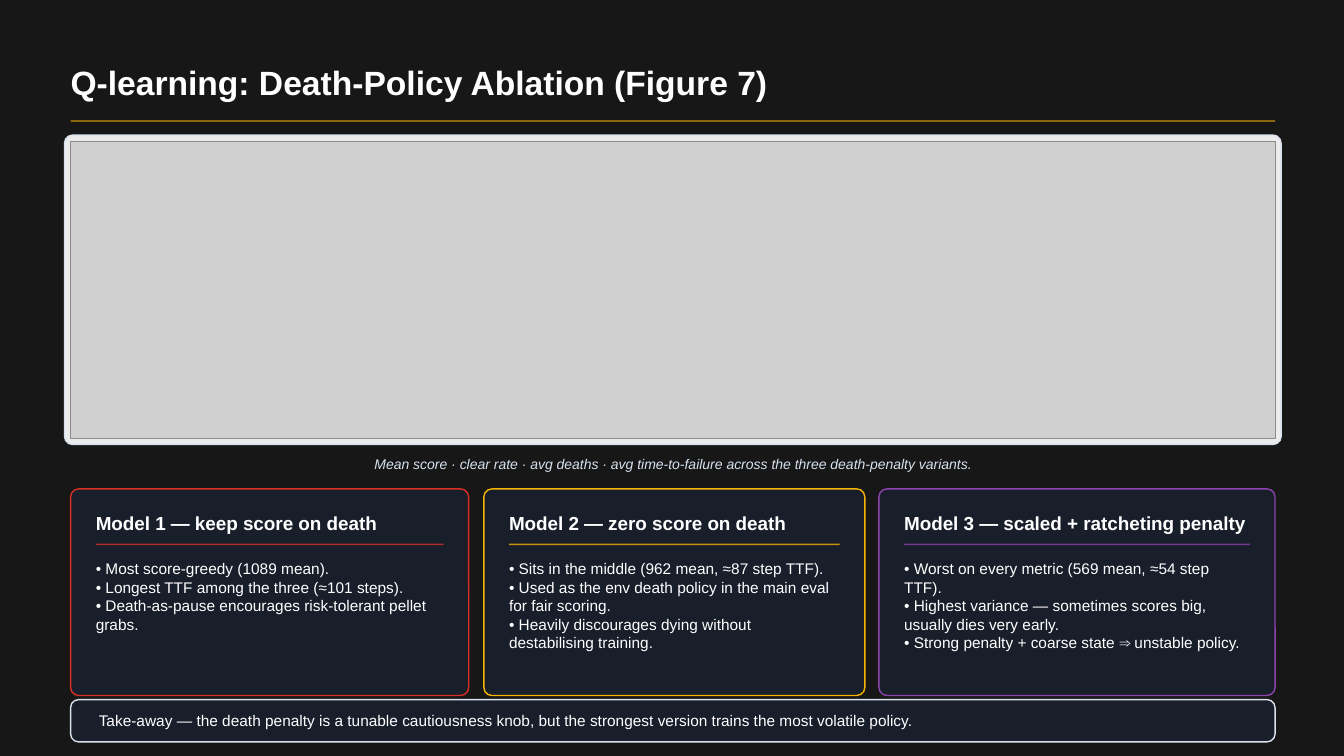
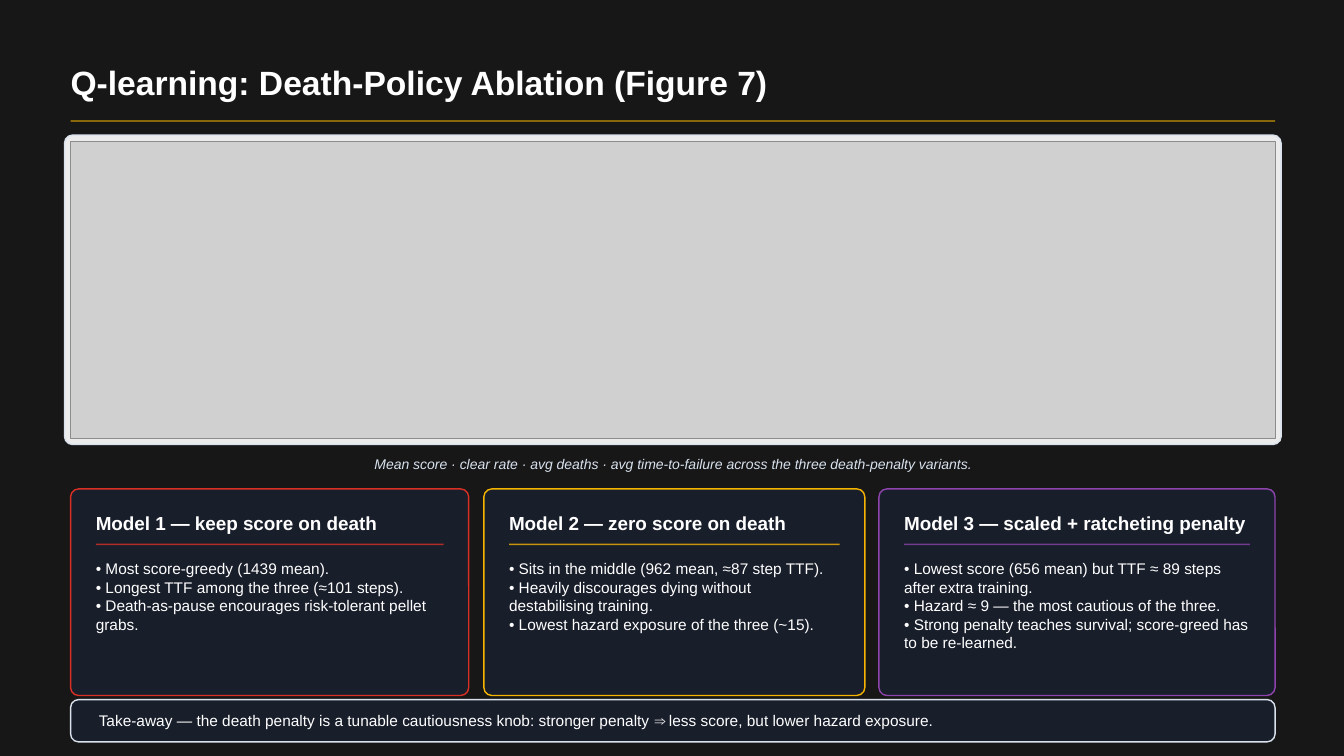
Before and after one commit to RichardFeng000/cs520-project, a slide deck: slide 7 of final_ppt/pacman_rl_final.pptx. Drawn at 1344x756 pixels with LibreOffice and Linux fonts; fonts in the diff are those of the drawing; grey boxes stand for pictures; background and template pictures are left out; a plain dark background stands for a picture behind light text. Boxes give left, top, right and bottom in pixels: in the first picture for what was removed or moved away, otherwise in the second. Text is boxed around its words. In the diff, an @@ line names an element or a change of style, - is before the commit and + after.

Commit message:
refresh final deck with notebook figures and updated stats
- swap fig01/03/05/07 in pacman_rl_final.pptx for the PNGs rendered
  inline by monte_carlo_analysis.ipynb after the per-agent death-policy
  re-eval (n=50, seed=1000)
- update headline numbers in build_ppt.js (mean scores, hazard ratios,
  best run, TTF) to match the new summary_n50_seed1000.json
- check the regenerated notebooks/figures/ PNGs into the repo

```diff
--- a/final_ppt/pacman_rl_final.pptx
+++ b/final_ppt/pacman_rl_final.pptx
@@ text at (105, 563, 329, 578): text changed @@
-• Most score-greedy (1089 mean).
+• Most score-greedy (1439 mean).
@@ text at (904, 563, 1248, 648): text changed @@
-• Worst on every metric (569 mean, ≈54 step TTF).
-• Highest variance — sometimes scores big, usually dies very early.
-• Strong penalty + coarse state ⇒ unstable policy.
+• Lowest score (656 mean) but TTF ≈ 89 steps after extra training.
+• Hazard ≈ 9 — the most cautious of the three.
+• Strong penalty teaches survival; score-greed has to be re-learned.
@@ text at (509, 582, 829, 614): paragraph removed @@
-• Used as the env death policy in the main eval for fair scoring.
@@ text at (519, 619, 814, 633): paragraph added @@
+• Lowest hazard exposure of the three (~15).
@@ text at (99, 715, 933, 729): text changed @@
-Take-away — the death penalty is a tunable cautiousness knob, but the strongest version trains the most volatile policy.
+Take-away — the death penalty is a tunable cautiousness knob: stronger penalty ⇒ less score, but lower hazard exposure.
```
Also in this commit, not shown: 5 other slides changed, 11 other files.
